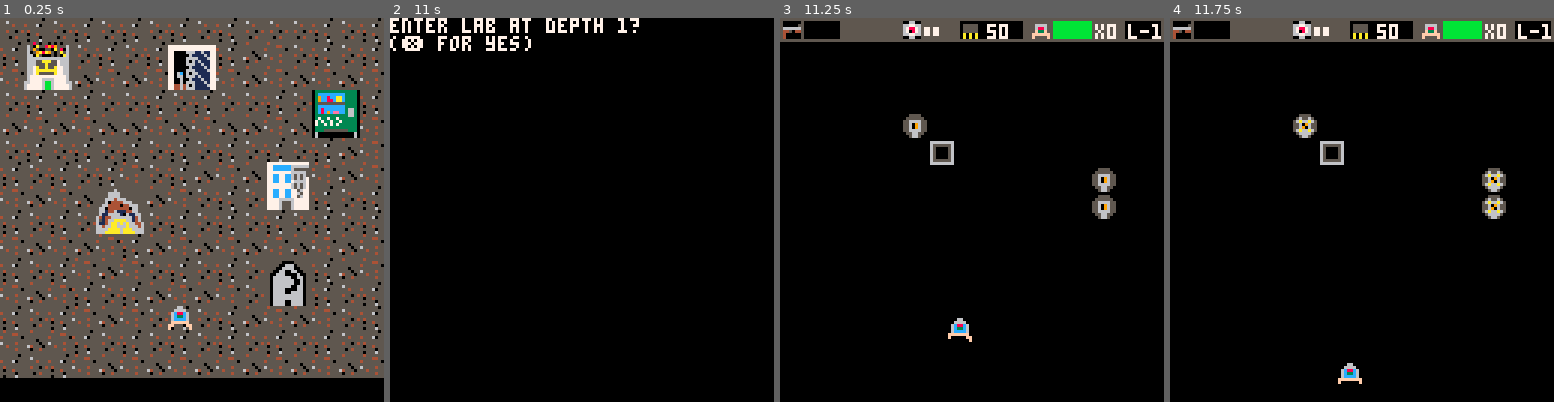
Above: before the commit, frames 1-4 (left to right).
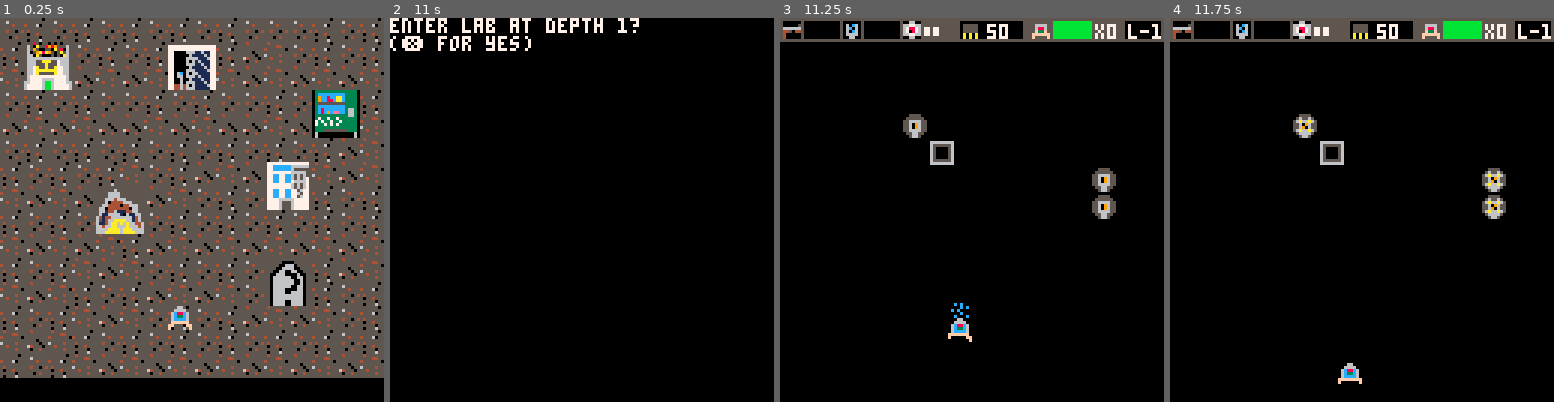
Above: after the commit, the same moments.

Repository: ash2q/escape_this
Game: PICO-8 cartridge escape_this.p8
Same seed, same stepped clock (60 frames per second), same inputs: the game is played once before the commit and once after it.
Inputs:
- Up to frame 1 (0.25 s): no input
- Up to frame 2 (11 s): tap O (Z key) at 0.33, 1.07, 2.22, 3.72, 5.22, 6.72, 8.22, 9.72 s; tap Down at 0.7 s; tap X (X key) at 1.43, 2.07, 2.82, 3.57, 4.32, 5.07, 5.82, 6.57, 7.32, 8.07, 8.82, 9.57, 10.32 s; hold Up 1.97-2.63 s; hold Right 2.68-3.02 s; hold Down 3.07-3.73 s; hold Left 3.78-4.12 s; hold Up 4.17-4.5 s; hold Left 4.55-5.05 s; hold Right 5.1-5.93 s; hold Up 5.98-6.65 s; hold Right 6.7-7.03 s; hold Down 7.08-7.75 s; hold Left 7.8-8.13 s; hold Up 8.18-8.52 s; hold Left 8.57-9.07 s; hold Right 9.12-9.95 s; hold Up 10-10.67 s; hold Right from 10.72 s (still down)
- Up to frame 3 (11.25 s): release Right at 11.05 s; tap X (X key) at 11.07 s; hold Down from 11.1 s (still down); tap O (Z key) at 11.22 s
- Up to frame 4 (11.75 s): keep holding Down

Frames 1-2 are identical in both runs. In frame 3, 0.7% of the frame differs, in the area x 16-50%, y 0-79%; in frame 4, 0.7%.

Commit message:
adding z_gun mechanics

Diff:
--- a/escape_this.p8
+++ b/escape_this.p8
@@ -132,7 +132,7 @@
 		drop=drop_module,
 		stype=item_type.module,
 		base_cost=200,
-		rarity=2
+		rarity=3
 	}
 
 	radiator_mod={
@@ -148,7 +148,7 @@
 		drop=drop_module,
 		stype=item_type.module,
 		base_cost=60,
-		rarity=1
+		rarity=2
 	}
 end
 
@@ -217,8 +217,6 @@
 	texas_chain_gun={
 		lbl=60,
 		charge=0,
-		--each projectile increases
-		--sb_heat by this amount
 		heat_rate=30.0,
 		cool_rate=1.0,
 		dmg=20,
@@ -233,13 +231,11 @@
 		pickup=nop,
 		drop=nop,
 		base_cost=20,
-		rarity=2
+		rarity=3
 	}
 		double_chain_gun={
 		lbl=53,
 		charge=0,
-		--each projectile increases
-		--sb_heat by this amount
 		heat_rate=10.0,
 		cool_rate=1.0,
 		dmg=5,
@@ -261,26 +257,55 @@
 		charge=0,
 		heat_rate=20.0,
 		cool_rate=1.0,
-		dmg=5,
-		rate=10,
+		dmg=4,
+		rate=15,
 		shots=6,
 		shoot=shoot_shotgun,
 		name="(x) shotty mcshotgun",
 		desc=
-"ancient and inaccurate, but seems\n"..
-"to be useful for spray and pray.",
+"ancient and inaccurate, but\n"..
+"useful for spray and pray.",
 		stype=item_type.x_gun,
 		pickup=nop,
 		drop=nop,
 		base_cost=80,
-		rarity=1
+		rarity=2
+	}
+	--note z guns always have suffix
+	--of "_laser" even for non-laser
+	--type weapons. they just all
+	--charge and fire upon release
+	beam_laser={
+		lbl=1,
+		--when charge==100 is charged
+		charge_rate=2,
+		--each projectile increases
+		--sb_heat by this amount
+		heat_rate=2,
+		cool_rate=0.5,
+		dmg=20,
+		cooldown=40,
+
+		shoot=shoot_beam,
+		name="(z) lazer beam",
+		desc=
+"a slow yet reliable lazer beam.\n"..
+"not much heat sinking on it",
+	stype=item_type.z_gun,
+		pickup=nop,
+		drop=nop,
+		base_cost=20,
+		rarity=2,
+		cooldown=20,
+		--how long the laser is active
+		shoot_frames=20
 	}
 
 
 	--x is primary/fast
 	x_gun={
 		--spec should be const
-		spec=chain_gun,
+		spec=nil,
 		heat=0.0,
 		--multiplier for heat rate
 		heat_mul=1.0,
@@ -300,7 +325,25 @@
 	}
 	--z is secondary/slow
 	z_gun={
-		spec=nil
+		--spec should be const
+		spec=nil,
+		heat=0.0,
+		--multiplier for heat rate
+		heat_mul=1.0,
+		--bonus damage for heated gun
+		heated_dmg_mul=3.0,
+		--damage multiplier
+		dmg_mul=1.0,
+		heated=false,
+		--max heat
+		--note: heat over 100 is
+		--considered overheated
+		max_heat=200,
+		--multipler for cool rate
+		cool_mod=1.0,
+		c=0, --charge counter
+		cooldown=0
+
 	}
 end
 
@@ -313,6 +356,11 @@
 sb_anim={20,21,22,23}
 --animation when heated
 sb_heated_anim={32,33,34,35}
+sb_charging_anim=
+		{128,129,130,131,132}
+--play at half speed
+sb_charged_anim=
+		{133,133,134,134}
 --spiberbot position
 sb_x=64
 sb_y=70
@@ -352,6 +400,7 @@
 sb_boost_heat_mul=1.0
 sb_currency=0
 sb_dmg_mul=1.0
+sb_max_charge=100
 --mod globals
 sb_expert_mod=false
 
@@ -405,6 +454,7 @@
 	equip(shotty_gun)
 	equip(blink_spec)
 	equip(dev_mode_mod)
+	equip(beam_laser)
 	fill_vending()
 	--make it so beginning equip
 	--sfx do not play
@@ -503,7 +553,9 @@
 		x_gun.heat=0
 	end
 	if z_gun.spec!=nil then
-		z_gun.heat-=z_gun.cool
+		z_gun.heat-=
+				z_gun.spec.cool_rate*
+				z_gun.cool_mod
 		if z_gun.heat<0 then
 			z_gun.heat=0
 		end
@@ -855,9 +907,11 @@
 function draw_hud()
 	--10, 11
 	rectfill(0,0,128,7,5)
+	--draw z meter
+	--if z_gun.spec != nil then
+		draw_gun_hud(20,z_gun)
+	--end
 	--draw x meter
-	--draw_gun_hud(45,z_gun)
-	--draw z meter
 	draw_gun_hud(0,x_gun)
 	--draw g meter
 	spr(12,83,0)
@@ -882,7 +936,9 @@
 	palt(0, false)
 	lbl=nil
 	if gun.spec==nil then
-		lbl=31
+		spr(31,offset,0)
+		palt(0, true)
+		return
 	else
 		lbl=gun.spec.lbl
 	end
@@ -890,17 +946,6 @@
 	heat_meter(offset+6,1,
 		flr(gun.heat),
 			flr(gun.max_heat))
-	if gun.spec.charge>0 then
-		for i=1,5 do
-			gi=i*3
-			col=0
-			rectfill(
-				offset+19+gi,3,
-				offset+20+gi,5,
-				col
-			)
-		end
-	end
 	palt(0, true)
 end
 
@@ -1060,6 +1105,7 @@
 	bz=4
 	x=sb_x
 	y=sb_y
+	sb_charging=false
 	local spec=x_gun.spec
 	if btn(bx) and not btn(bz) then
 		--do rate of fire
@@ -1077,11 +1123,44 @@
 			if x_gun.heat>100
 	 	then
 				sb_heat+=sb_gun_overheat
+				sb_heat=min(sb_heat,sb_max_heat)
+
 			end
 		else
 			--in between bullets
 		end
 	end --end if btn(x)
+	if btn(bz) and not btn(bx) then
+		z_gun.heat+=
+				(z_gun.spec.heat_rate*
+				z_gun.heat_mul)*
+			 sb_gun_heat_mul
+		if z_gun.heat>100
+	 then
+			sb_heat+=sb_gun_overheat
+			sb_heat=min(sb_heat,sb_max_heat)
+
+		end
+		if z_gun.c >= sb_max_charge
+	 then
+			z_gun.c=sb_max_charge
+		else
+			z_gun.c+=z_gun.spec.charge_rate
+		end
+		sb_charging=true
+	end
+	--released buttons
+	if btn()==0 then
+		if z_gun.c>=sb_max_charge
+		then
+			z_gun.c=0
+			z_gun.spec.shoot()
+		else
+			z_gun.c=0
+		end
+		sb_charging=false
+	end
+
 	if x_gun.heat>x_gun.max_heat
 		then
   x_gun.heat=x_gun.max_heat
@@ -1117,6 +1196,7 @@
 						sb_boost)
 				sb_heat+=sb_boost.spec.heat*
 						sb_boost_heat_mul
+				sb_heat=min(sb_heat,sb_max_heat)
 				end
 			else
 				sb_boost_charges=0
@@ -1203,6 +1283,16 @@
 				spr(anim[1],
 					sb_x-4,sb_y-4)
 		end
+		if sb_charging then
+			if z_gun.c>=sb_max_charge then
+				anim=sb_charged_anim
+			else
+				anim=sb_charging_anim
+			end
+			i=(acnt%#anim)+1
+			spr(anim[i], sb_x-4,sb_y-12)
+		end
+
 	end
 end
 
@@ -1522,6 +1612,10 @@
 	add(explosions,ex)
 	return ex
 end
+
+function shoot_beam()
+
+end
 -->8
 --enemies
 
@@ -1589,6 +1683,11 @@
 				e.spec.anim[1],
 				e.x-4,e.y-4)
 		end
+		if (e.x>128 or e.x<0) or
+			(e.y>128 or e.y<0) then
+			printh("deleted out of bounds enemy")
+			del(enemies, e)
+		end
 	end
 end
 
@@ -1739,6 +1838,12 @@
 			0.1)
 	add_loot(radiator_mod,
 			0.2)
+	add_loot(texas_chain_gun,
+			0.1)
+	add_loot(beam_laser,
+			0.2)
+	add_loot(shotty_gun,
+			0.1)
 end
 
 --bias = vending rarity
@@ -2169,18 +2274,18 @@
 function fill_vending()
 	vending_pocket={}
 	if lab_depth==1 then
-		l=pick_loot(0)
+		l=pick_loot(1)
 		add(vending_pocket,l.i)
 	elseif lab_depth<=5 then
-		l1=pick_loot(0)
-		l2=pick_loot(1)
+		l1=pick_loot(1)
+		l2=pick_loot(2)
 		add(vending_pocket,l1.i)
 		add(vending_pocket,l2.i)
 	else
-		l1=pick_loot(0)
-		l2=pick_loot(1)
-		l3=pick_loot(2)
-		l4=pick_loot(2)
+		l1=pick_loot(1)
+		l2=pick_loot(2)
+		l3=pick_loot(3)
+		l4=pick_loot(3)
 		add(vending_pocket,l1.i)
 		add(vending_pocket,l2.i)
 		add(vending_pocket,l3.i)
Not shown, changed: 56 lines of the sprite sheet (__gfx__) section of escape_this.p8
